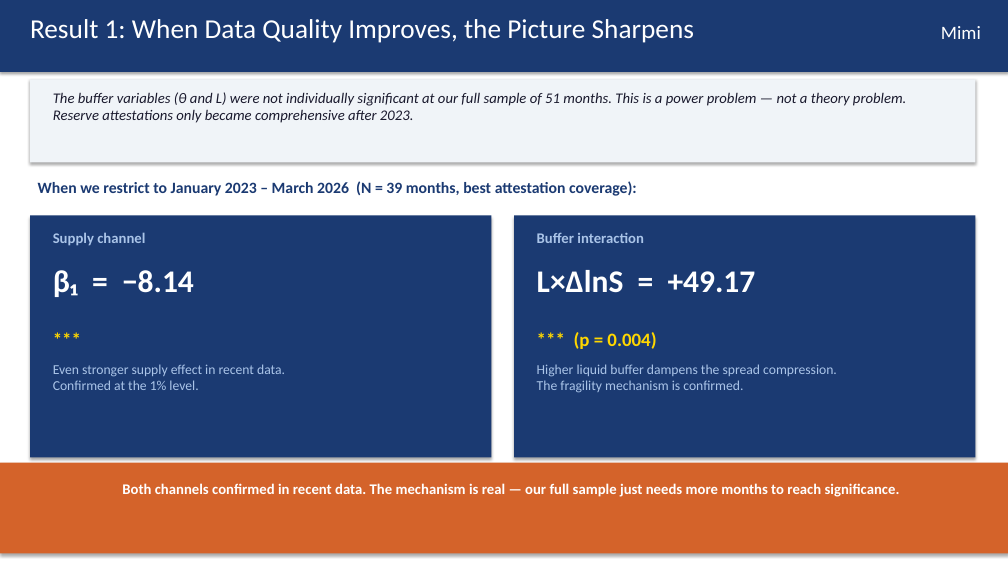
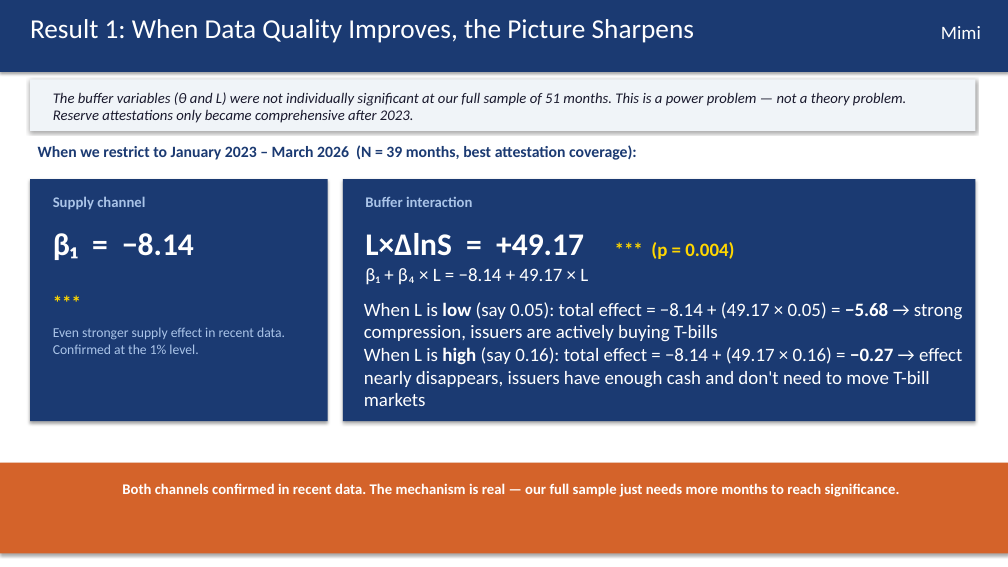
Before and after one commit to kimmireu0921/Stablecoins-and-the-Exorbitant-Privilege, a slide deck: slide 10 of FINAL_0512_Stablecoin_Exorbitant_Privilege.pptx. Drawn at 1008x567 pixels with LibreOffice and Linux fonts; fonts in the diff are those of the drawing. Boxes give left, top, right and bottom in pixels: in the first picture for what was removed or moved away, otherwise in the second. Text is boxed around its words. In the diff, an @@ line names an element or a change of style, - is before the commit and + after.

```diff
--- a/FINAL_0512_Stablecoin_Exorbitant_Privilege.pptx
+++ b/FINAL_0512_Stablecoin_Exorbitant_Privilege.pptx
@@ rectangle: place and size @@
-rectangle at <box>30,79,975,163</box>
+rectangle at <box>30,79,975,131</box>
@@ rectangle: place and size @@
-rectangle at <box>30,216,492,457</box>
+rectangle at <box>30,179,327,421</box>
@@ rectangle: place and size @@
-rectangle at <box>514,216,975,457</box>
+rectangle at <box>343,179,975,421</box>
@@ text "Buffer interaction": place and size @@
-text "Buffer interaction" at <box>537,232,643,243</box>
+text "Buffer interaction" at <box>365,196,472,207</box>
@@ text "L×ΔlnS = +49.17": place and size @@
-text "L×ΔlnS = +49.17" at <box>537,270,756,293</box>
+text "L×ΔlnS = +49.17" at <box>365,233,588,285</box>
@@ text "*** (p = 0.004)": place and size @@
-text "*** (p = 0.004)" at <box>574,332,656,349</box>
+text "*** (p = 0.004)" at <box>651,242,734,259</box>
@@ text at <box>365,268,588,285</box>: paragraph added @@
+β₁ + β₄ × L = −8.14 + 49.17 × L
@@ 5 texts: place and size @@
-5 texts at <box>38,181,637,390</box>
+5 texts at <box>38,145,637,354</box>
@@ text "When L is low (say ...": place and size @@
-text "When L is low (say ..." at <box>537,364,837,393</box>
+text "When L is low (say ..." at <box>364,302,963,406</box>
@@ text "When L is low (say ..." at <box>364,302,963,406</box>: text colour #AAC4E8 to #FFFFFF in "Higher liquid buffer dampens the spread compression. ..." @@
@@ text at <box>364,302,963,406</box>: paragraphs added @@
+When L is low (say 0.05): total effect = −8.14 + (49.17 × 0.05) = −5.68 → strong compression, issuers are actively buying T-bills
+When L is high (say 0.16): total effect = −8.14 + (49.17 × 0.16) = −0.27 → effect nearly disappears, issuers have enough cash and don't need to move T-bill markets
```
Also in this commit, not shown: 3 other slides changed.
